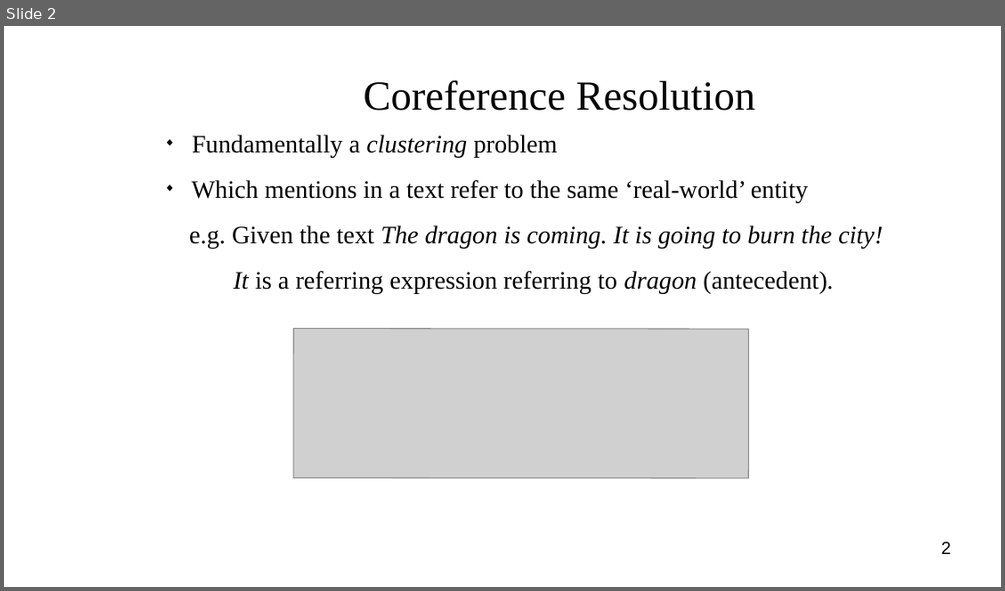
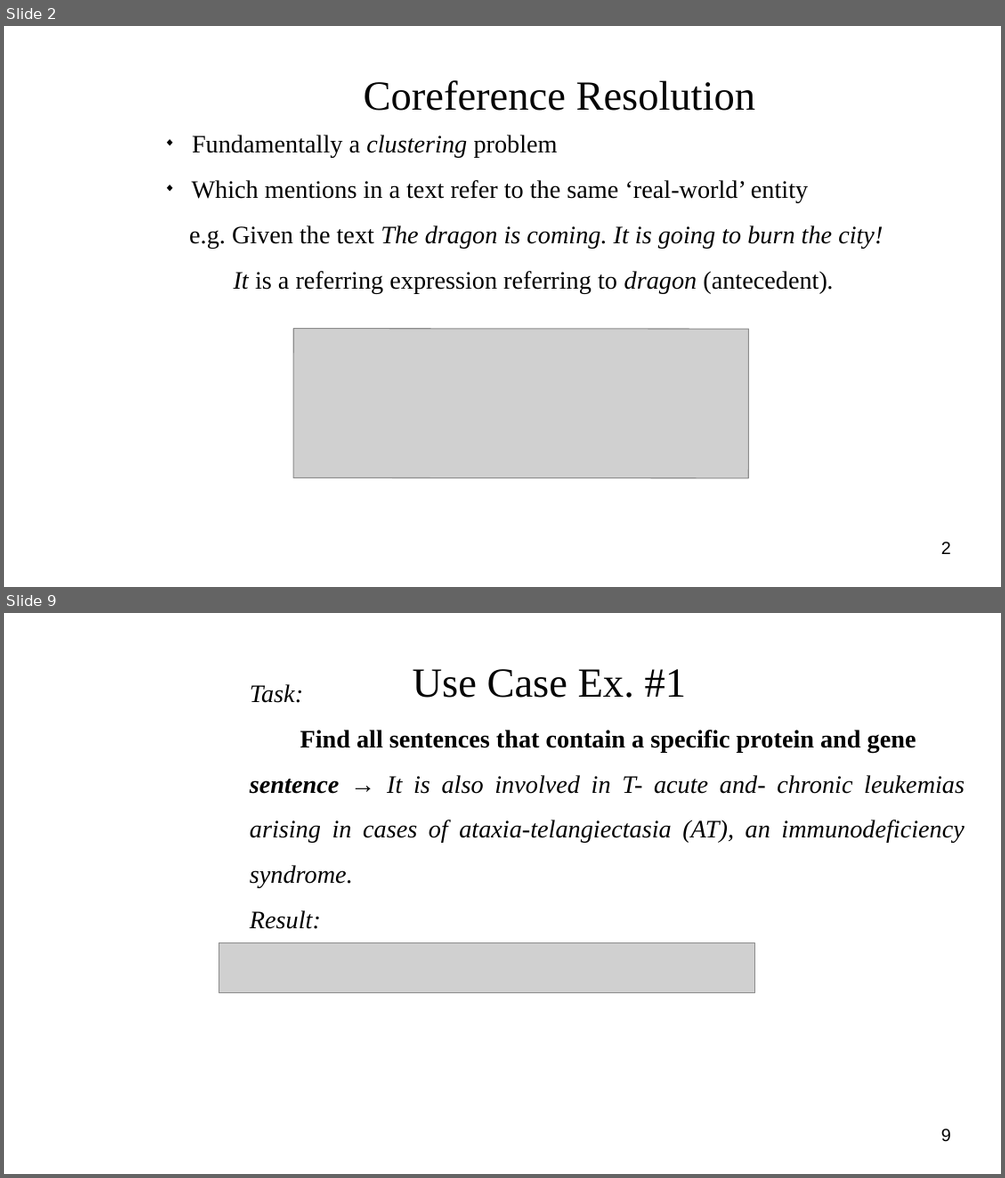
Before and after one commit to masonedmison/coref, a slide deck: documentation/presentation/cs710_presentation.odp. Shown one above the other, each under a label of ours: slide 2 before the commit, slides 2 and 9 after it; the slides between them are not shown. The pictures are 1005x591 and 1005x1178 pixels, drawn with LibreOffice and Linux fonts; fonts in the diff are those of the drawing; grey boxes stand for pictures; background and template pictures are left out. Boxes give left, top, right and bottom in pixels: in the first picture for what was removed or moved away, otherwise in the second. Text is boxed around its words. In the diff, an @@ line names an element or a change of style, - is before the commit and + after.

```diff
--- a/documentation/presentation/cs710_presentation.odp
+++ b/documentation/presentation/cs710_presentation.odp
@@ slide 9 added at (4,613,1001,1174), background picture (left out) @@
@@ subtitle added at (250,684,964,929), 20 pt, text #000000, italic @@
+Task:
+Find all sentences that contain a specific protein and gene
+      sentence → It is also involved in T- acute and- chronic leukemias arising in cases of ataxia-telangiectasia (AT), an immunodeficiency syndrome.
+Result:
@@ title added at (413,669,687,698), 33 pt, text #050505 @@
+Use Case Ex. #1
@@ picture added at (219,943,755,993) @@
@@ page number added at (941,1128,951,1141), 14 pt, text #000000 @@
+9
```
Also in this commit, not shown: 1 slide changed, 6 other slides added, 1 slide removed, 32 other files.
